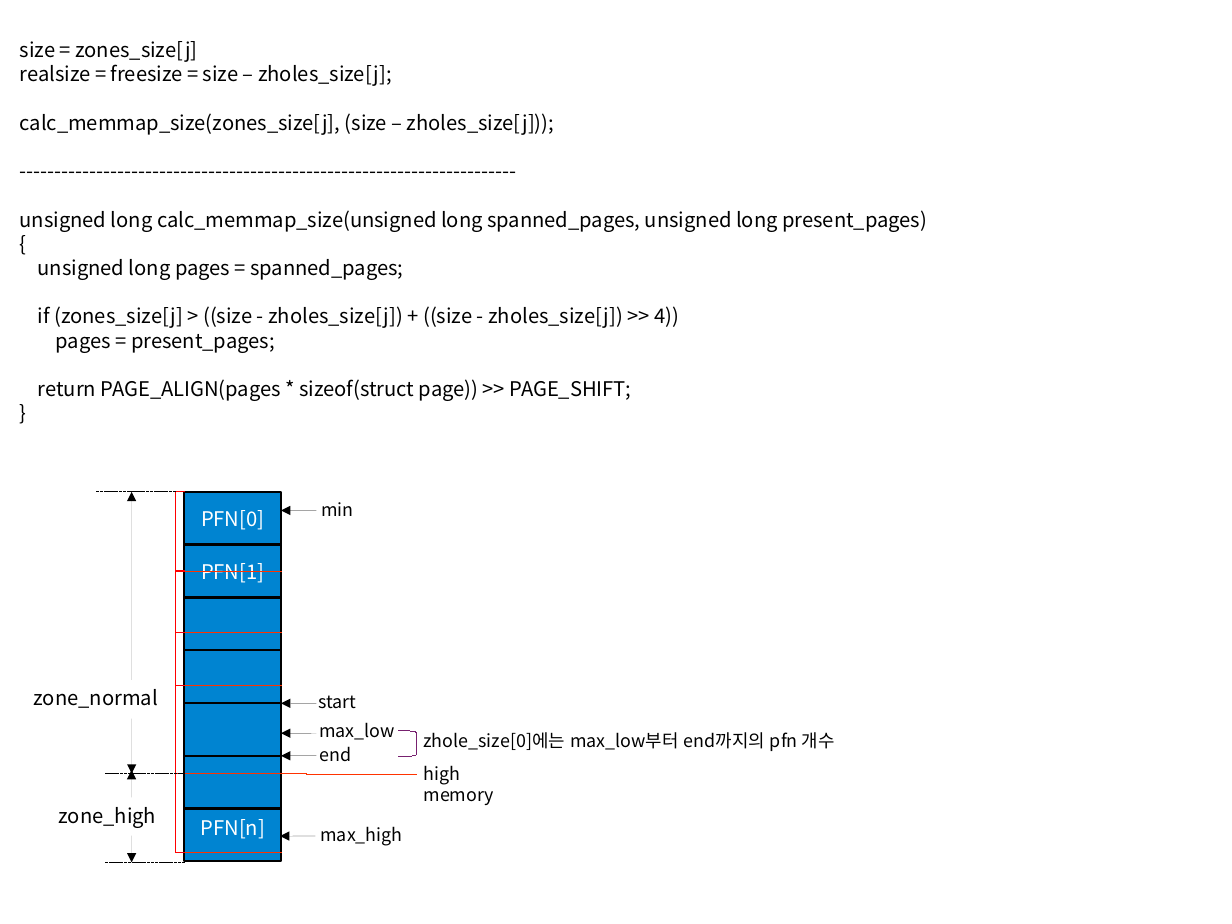
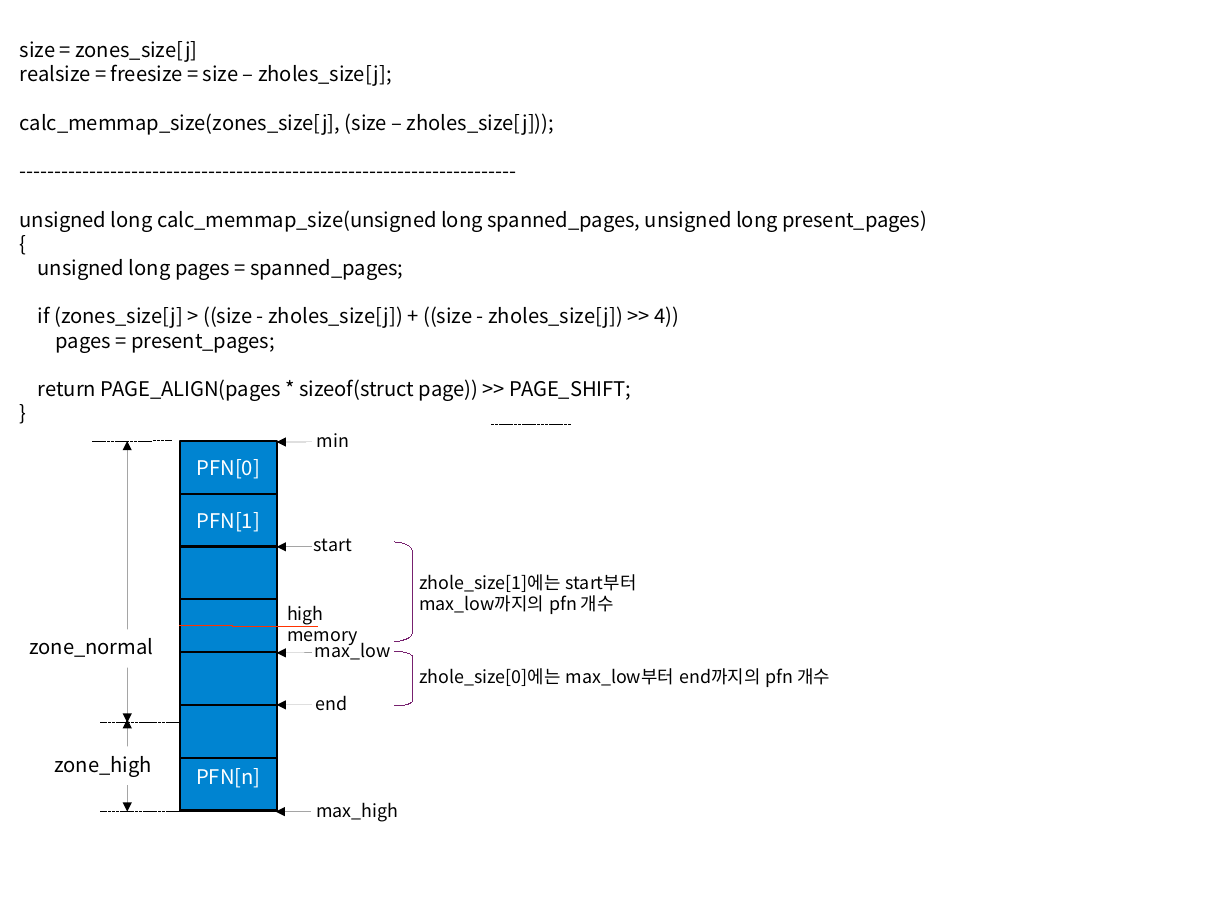
Before and after one commit to iamroot11c/kernel, a slide deck: slide 7 of 00-iamroot11c/users/man/IAMROOT-bootmem_init.odp (slide 6 before the commit). Drawn at 1232x924 pixels with LibreOffice and Linux fonts; fonts in the diff are those of the drawing. Boxes give left, top, right and bottom in pixels: in the first picture for what was removed or moved away, otherwise in the second. Text is boxed around its words. In the diff, an @@ line names an element or a change of style, - is before the commit and + after.

```diff
--- a/00-iamroot11c/users/man/IAMROOT-bootmem_init.odp
+++ b/00-iamroot11c/users/man/IAMROOT-bootmem_init.odp
@@ arrow moved from (316, 756) - (281, 756) to (312, 442) - (277, 442) @@
@@ text "min": place and size @@
-text "min" at [321, 502, 353, 516]
+text "min" at [317, 433, 349, 447]
@@ line added from (571, 425) to (492, 425), #000000 0 pt @@
@@ left bracket removed at [176, 492, 184, 571] @@
@@ text "start": place and size @@
-text "start" at [318, 695, 356, 709]
+text "start" at [314, 538, 352, 552]
@@ rectangle: place and size @@
-rectangle at [184, 756, 281, 808]
+rectangle at [180, 547, 276, 599]
@@ arrow moved from (316, 511) - (281, 511) to (312, 547) - (277, 547) @@
@@ freeform shape added at [395, 542, 413, 642], outline #77216F 0 pt @@
@@ left bracket removed at [176, 571, 184, 633] @@
@@ line removed from (184, 571) to (282, 571) @@
@@ text "high memory": place and size @@
-text "high memory" at [424, 765, 495, 805]
+text "high memory" at [287, 605, 358, 645]
@@ text added at [419, 574, 637, 614], 11.5 pt, text #000000 @@
+zhole_size[1]에는 start부터
+max_low까지의 pfn 개수
@@ line moved from (184, 633) - (282, 633) to (180, 626) - (318, 626) @@
@@ left bracket removed at [176, 633, 184, 685] @@
@@ arrow moved from (316, 733) - (281, 733) to (312, 653) - (277, 653) @@
@@ text "max_low" rewrapped from [319, 722, 395, 740] to [315, 638, 391, 660] @@
@@ freeform shape: place and size @@
-freeform shape at [399, 731, 417, 758]
+freeform shape at [395, 652, 413, 707]
@@ left bracket removed at [176, 685, 184, 774] @@
@@ line removed from (184, 685) to (282, 685) @@
@@ text "zhole_size[0]에는 max_low부터 end까지의 pfn 개수": place and size @@
-text "zhole_size[0]에는 max_low부터 end까지의 pfn 개수" at [423, 732, 835, 751]
+text "zhole_size[0]에는 max_low부터 end까지의 pfn 개수" at [419, 668, 830, 687]
@@ 3 texts, 3 rectangles, 2 double arrows, 1 line: place and size @@
-3 texts, 3 rectangles, 2 double arrows, 1 line at [34, 492, 352, 863]
+3 texts, 3 rectangles, 2 double arrows, 1 line at [29, 442, 347, 812]
@@ 3 rectangles, 1 arrow: place and size @@
-3 rectangles, 1 arrow at [184, 598, 316, 756]
+3 rectangles, 1 arrow at [180, 599, 312, 758]
@@ line moved from (184, 863) - (105, 863) to (180, 723) - (101, 723) @@
@@ left bracket removed at [176, 774, 184, 853] @@
@@ line removed from (184, 774) to (417, 775) @@
@@ text "max_high": place and size @@
-text "max_high" at [320, 826, 402, 846]
+text "max_high" at [316, 802, 398, 822]
@@ line moved from (184, 774) - (105, 774) to (180, 812) - (101, 812) @@
@@ arrow moved from (315, 836) - (281, 836) to (311, 812) - (276, 812) @@
@@ line removed from (184, 853) to (282, 853) @@
```
Also in this commit, not shown: 3 other slides changed, 1 slide added, 2 other files.
